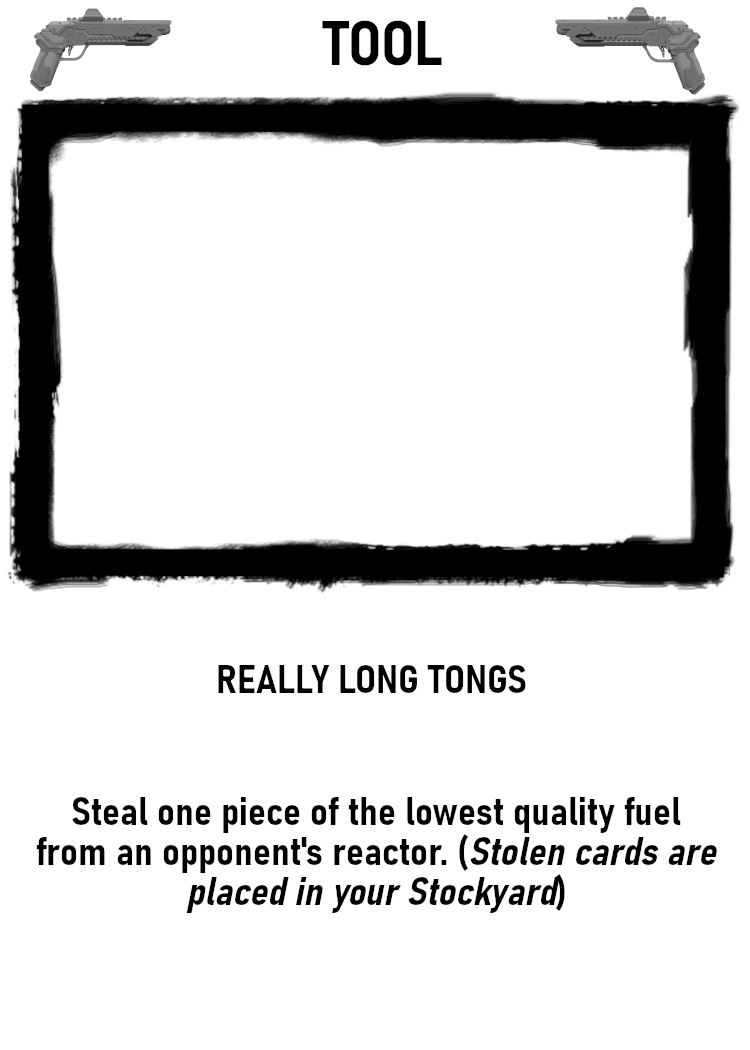
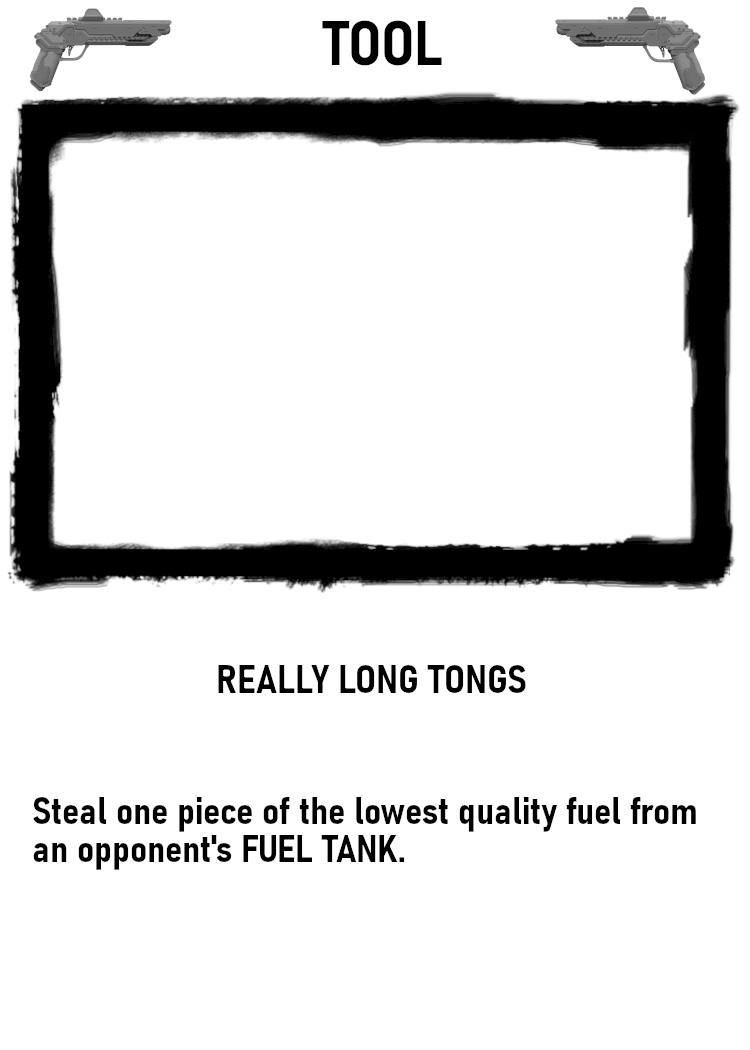
Layered file, before and after one edit (750px x 1050px). Changes by layer:
painted on "Background" over [33, 797, 717, 914]
